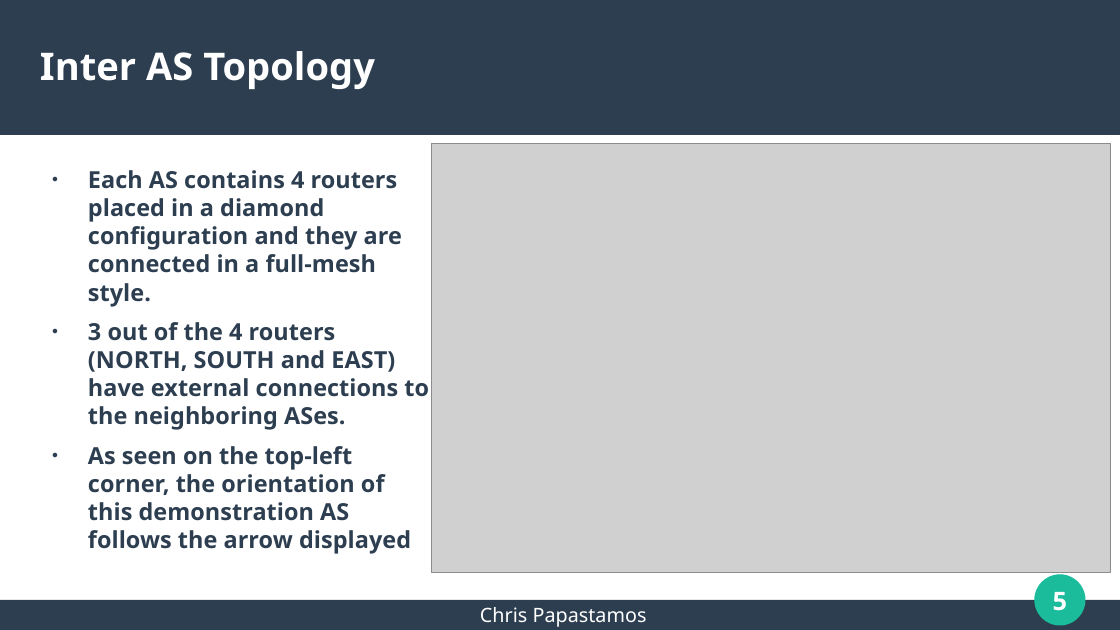
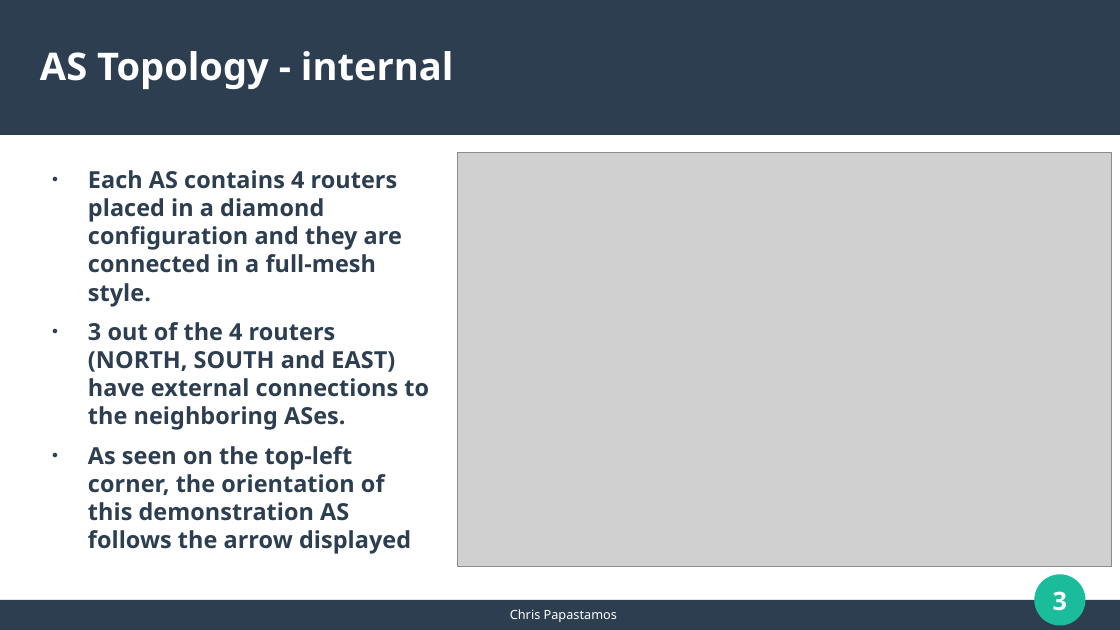
Before and after one commit to papastam/mini_internet_extention, a slide deck: slide 3 of HY436-Assignment4/session1/mini-internet_intro.odp (slide 5 before the commit). Drawn at 1120x630 pixels with LibreOffice and Linux fonts; fonts in the diff are those of the drawing; grey boxes stand for pictures. Boxes give left, top, right and bottom in pixels: in the first picture for what was removed or moved away, otherwise in the second. Text is boxed around its words. In the diff, an @@ line names an element or a change of style, - is before the commit and + after.

Commit message:
mini-internet intro complete

```diff
--- a/HY436-Assignment4/session1/mini-internet_intro.odp
+++ b/HY436-Assignment4/session1/mini-internet_intro.odp
@@ title at [40,51,454,89]: text changed @@
-Inter AS Topology
+AS Topology - internal
@@ picture: place and size @@
-picture at [432,143,1111,573]
+picture at [457,152,1112,567]
@@ page number at [1053,591,1068,611]: text changed @@
-5
+3
@@ text "Chris Papastamos" at [510,609,617,622]: size 14 to 9 pt @@
```
Also in this commit, not shown: 5 other slides changed, 6 slides added, 2 slides removed, 1 other file.
